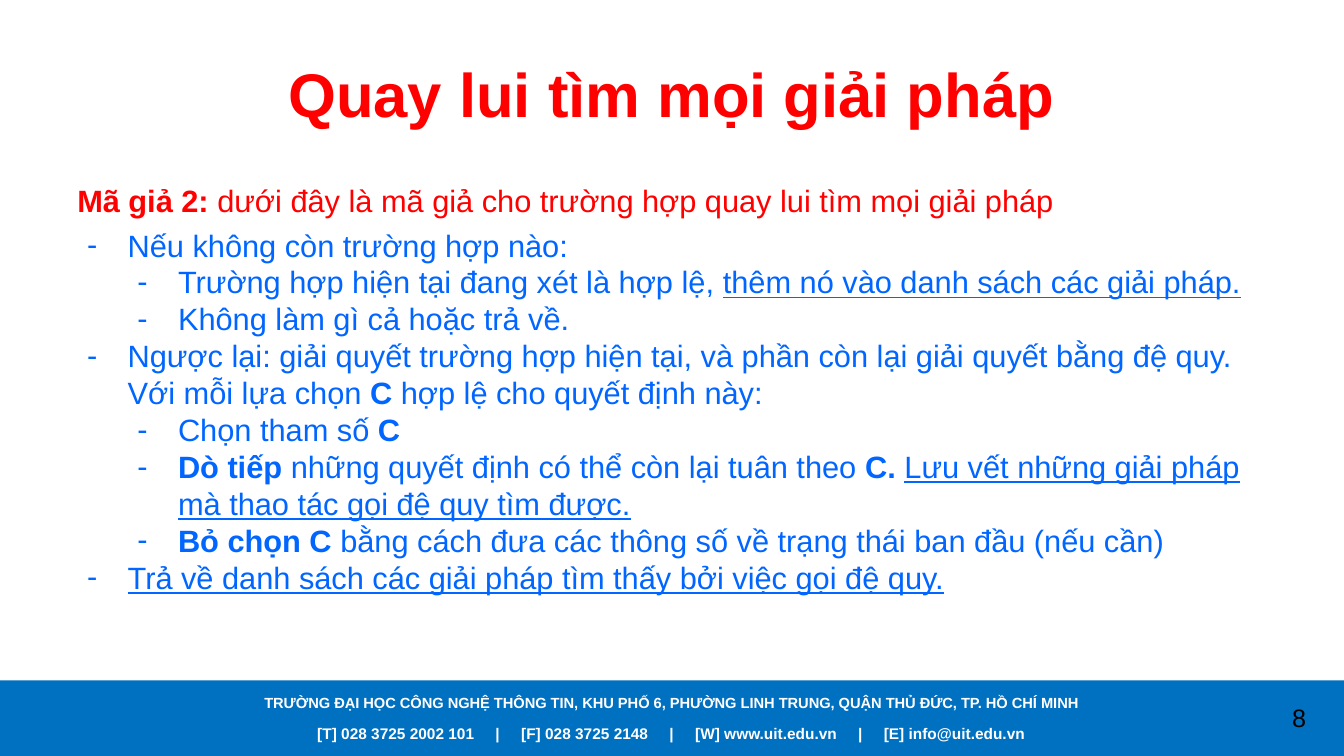
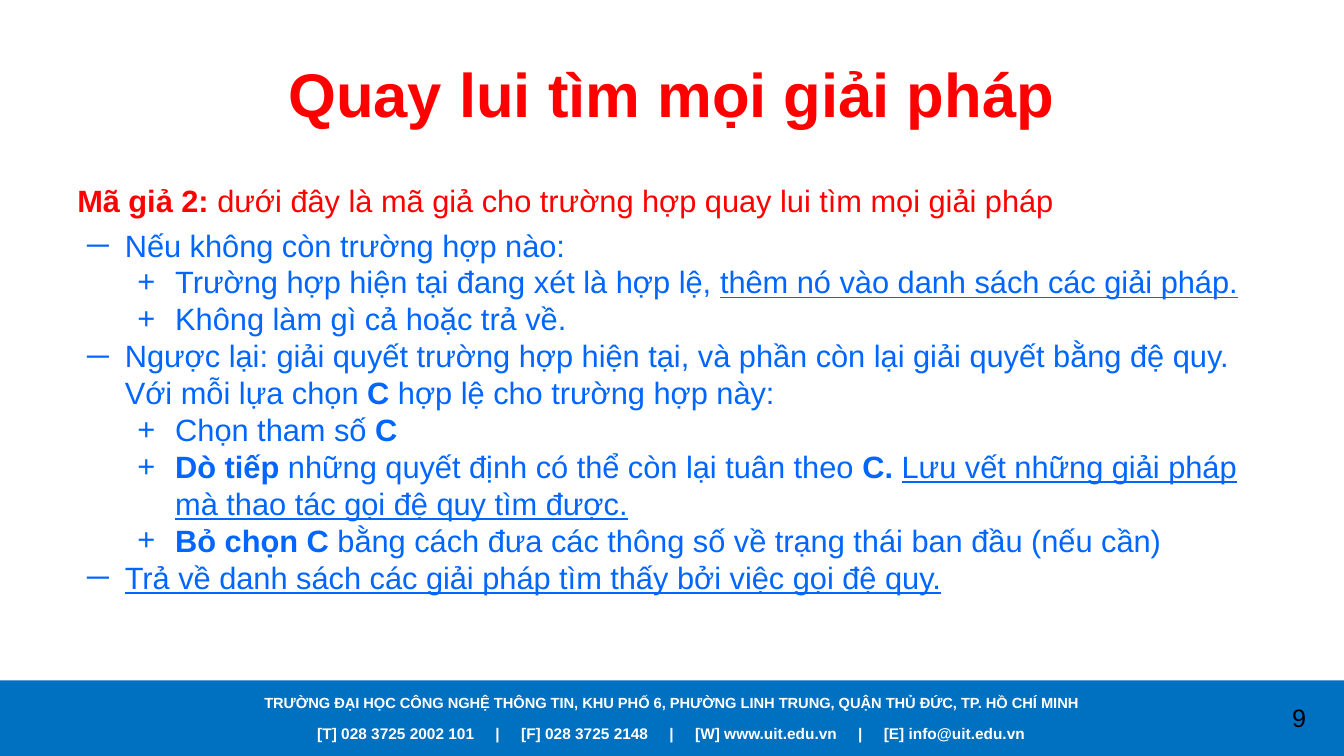
Before and after one commit to caodoanh2001/CS112.L21.KHMT, a slide deck: slide 9 of Seminar/Backtracking.pptx (slide 8 before the commit). Drawn at 1344x756 pixels with LibreOffice and Linux fonts; fonts in the diff are those of the drawing; background and template pictures are left out. Boxes give left, top, right and bottom in pixels: in the first picture for what was removed or moved away, otherwise in the second. Text is boxed around its words. In the diff, an @@ line names an element or a change of style, - is before the commit and + after.

```diff
--- a/Seminar/Backtracking.pptx
+++ b/Seminar/Backtracking.pptx
@@ text at [125, 233, 1238, 595]: bullet - to ─; bullet - to + @@
@@ text at [125, 343, 1229, 410]: text changed @@
-– Ngược lại: giải quyết trường hợp hiện tại, và phần còn lại giải quyết bằng đệ quy. Với mỗi lựa chọn C hợp lệ cho quyết định này:
+─ Ngược lại: giải quyết trường hợp hiện tại, và phần còn lại giải quyết bằng đệ quy. Với mỗi lựa chọn C hợp lệ cho trường hợp này:
@@ page number at [1292, 709, 1306, 728]: text changed @@
-8
+9
```
Also in this commit, not shown: 11 other slides changed, 1 slide added.
